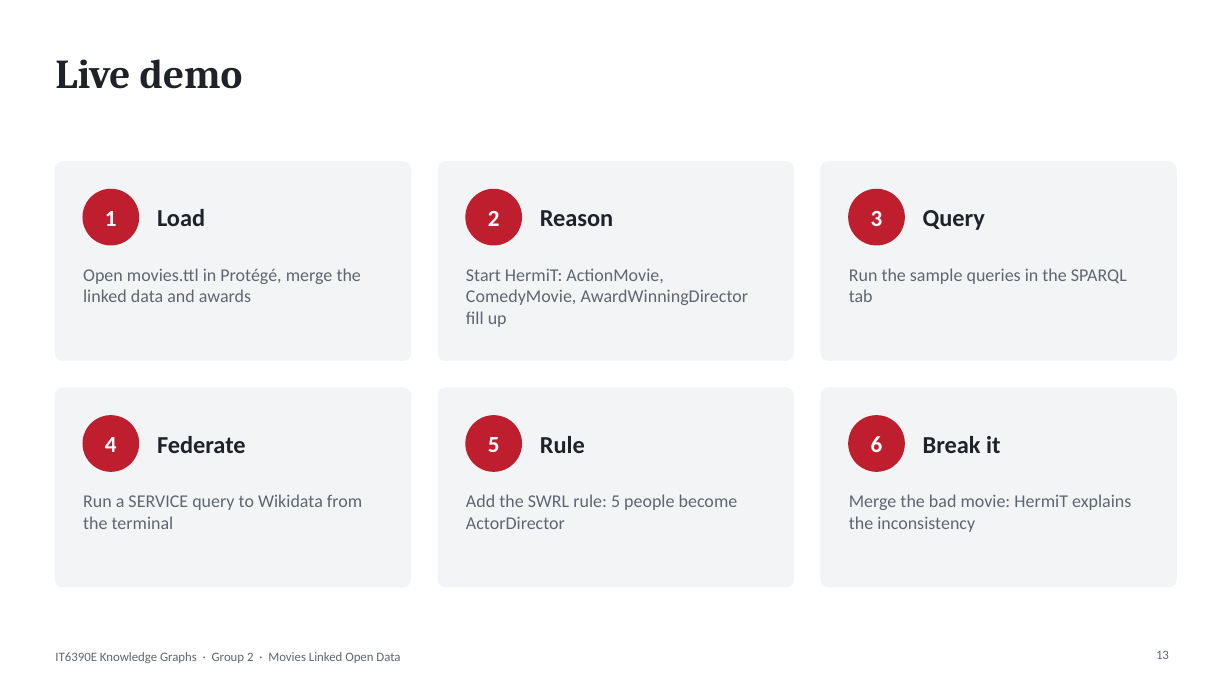
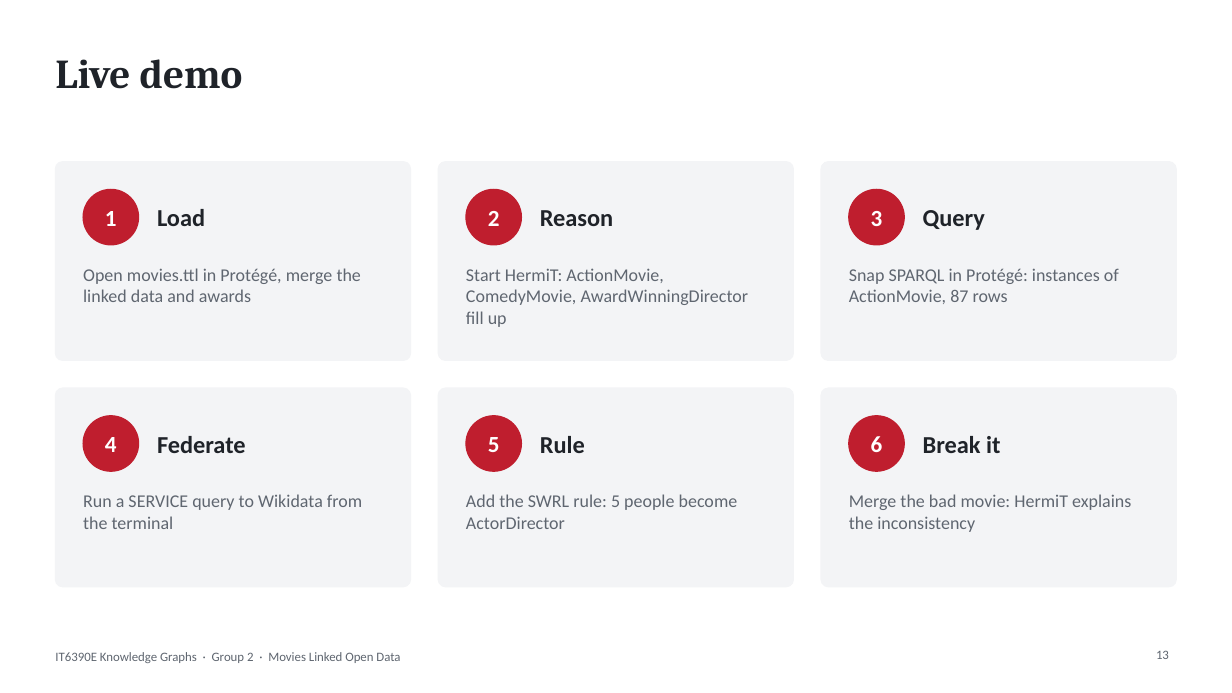
Before and after one commit to minhdo2207/it6390e-lod-capstone, a slide deck: slide 13 of slides/Group2_Capstone_Slides.pptx. Drawn at 1232x693 pixels with LibreOffice and Linux fonts; fonts in the diff are those of the drawing; background and template pictures are left out. Boxes give left, top, right and bottom in pixels: in the first picture for what was removed or moved away, otherwise in the second. Text is boxed around its words. In the diff, an @@ line names an element or a change of style, - is before the commit and + after.

```diff
--- a/slides/Group2_Capstone_Slides.pptx
+++ b/slides/Group2_Capstone_Slides.pptx
@@ text at bbox=[849, 268, 1119, 304]: text changed @@
-Run the sample queries in the SPARQL tab
+Snap SPARQL in Protégé: instances of ActionMovie, 87 rows
```
Also in this commit, not shown: 1 other slide changed, 4 other files.
